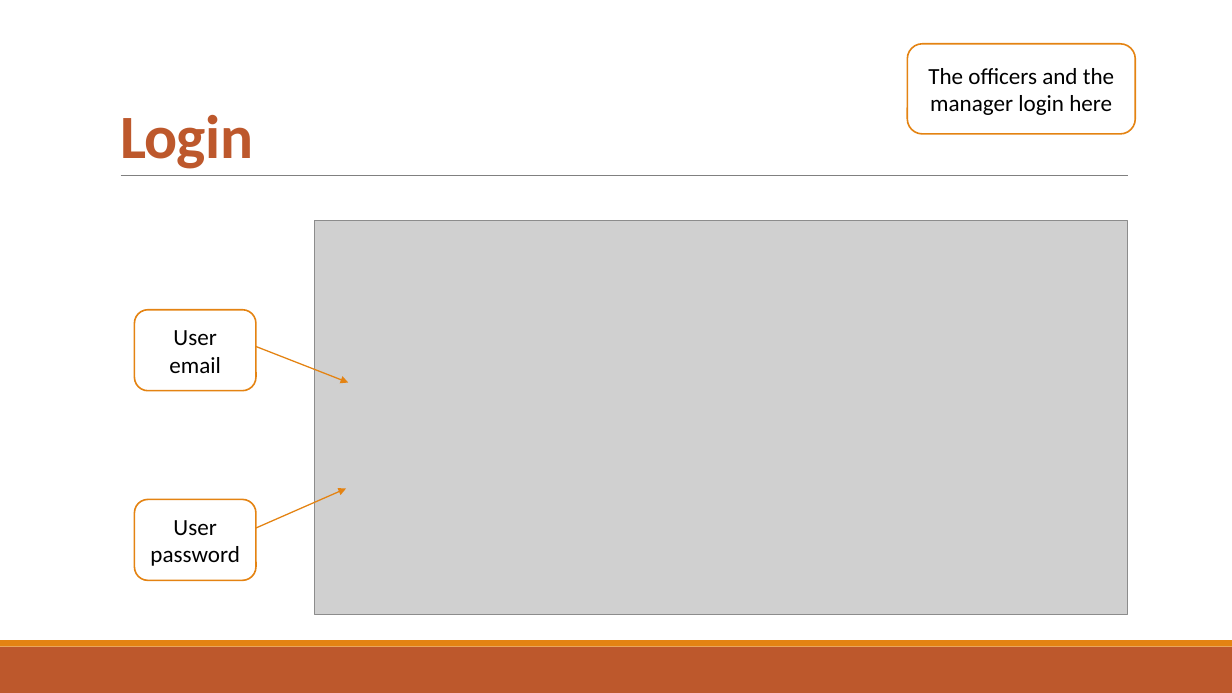
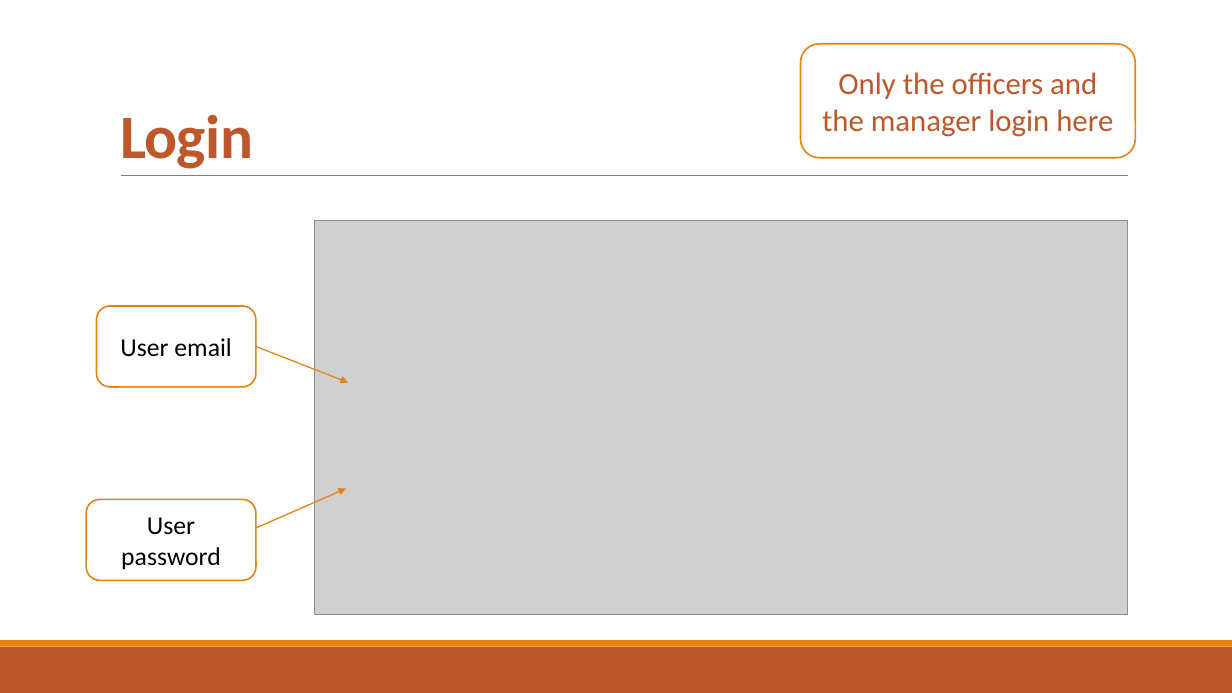
Before and after one commit to djemar/se2021-04-OfficeQueueManager, a slide deck: slide 9 of PresentationW1.pptx (slide 8 before the commit). Drawn at 1232x693 pixels with LibreOffice and Linux fonts; fonts in the diff are those of the drawing; grey boxes stand for pictures. Boxes give left, top, right and bottom in pixels: in the first picture for what was removed or moved away, otherwise in the second. Text is boxed around its words. In the diff, an @@ line names an element or a change of style, - is before the commit and + after.

```diff
--- a/PresentationW1.pptx
+++ b/PresentationW1.pptx
@@ rounded rectangle "Only the officers and the ...": place and size @@
-rounded rectangle "Only the officers and the ..." at <box>908,43,1136,134</box>
+rounded rectangle "Only the officers and the ..." at <box>800,43,1135,157</box>
@@ text in rounded rectangle at <box>822,72,1113,137</box>: text changed; size 18 to 24 pt; text colour #000000 to #BD582C @@
-The officers and the manager login here
+Only the officers and the manager login here
@@ rounded rectangle "User email": place and size @@
-rounded rectangle "User email" at <box>134,310,256,391</box>
+rounded rectangle "User email" at <box>96,306,256,387</box>
@@ rounded rectangle "User email" at <box>96,306,256,387</box>: size 18 to 20 pt @@
@@ rounded rectangle "User password" at <box>86,500,256,581</box>: size 18 to 20 pt @@
@@ rounded rectangle "User password": place and size @@
-rounded rectangle "User password" at <box>134,500,256,581</box>
+rounded rectangle "User password" at <box>86,500,256,581</box>
```
Also in this commit, not shown: 9 other slides changed.
